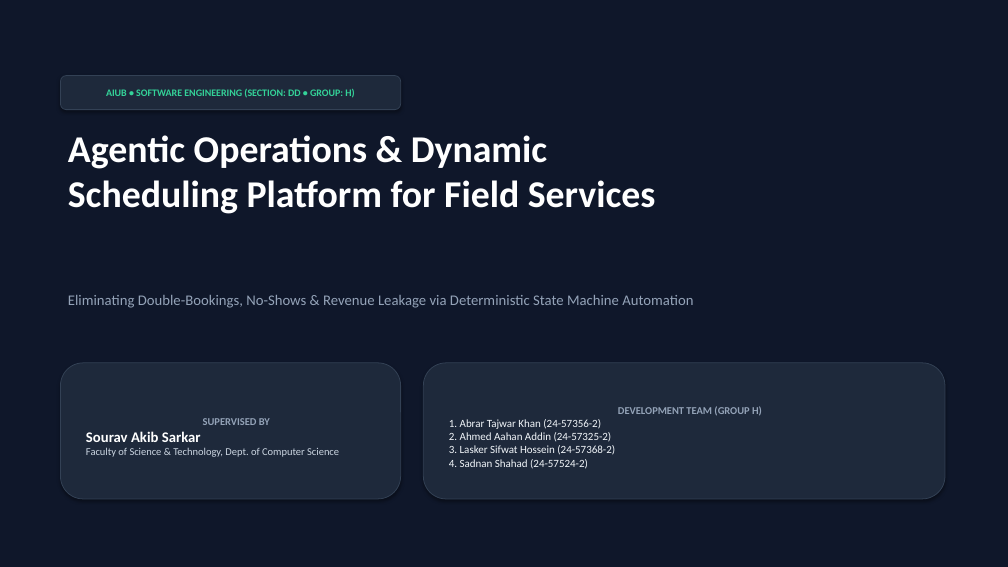
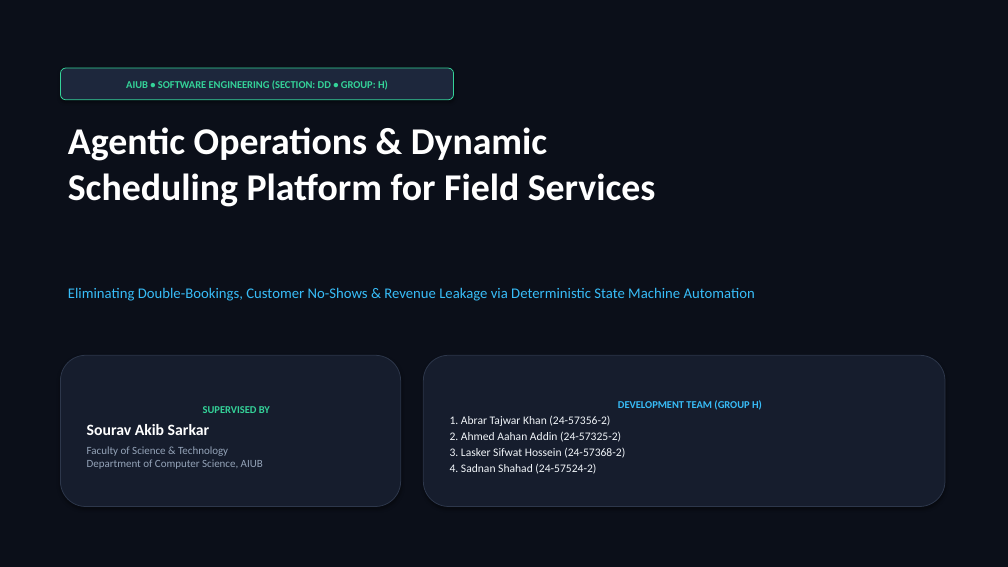
Before and after one commit to WarRinOP/operations-scheduling-platform, a slide deck: slide 1 of docs/presentation_slides.pptx. Drawn at 1008x567 pixels with LibreOffice and Linux fonts; fonts in the diff are those of the drawing. Boxes give left, top, right and bottom in pixels: in the first picture for what was removed or moved away, otherwise in the second. Text is boxed around its words. In the diff, an @@ line names an element or a change of style, - is before the commit and + after.

```diff
--- a/docs/presentation_slides.pptx
+++ b/docs/presentation_slides.pptx
@@ rectangle at (0,0,1008,567): fill #0F172A to #0B0F19; outline #0F172A 0.75 pt to #0B0F19 0.75 pt @@
@@ rounded rectangle "AIUB • SOFTWARE ENGINEERING (SECTION: ...": place and size @@
-rounded rectangle "AIUB • SOFTWARE ENGINEERING (SECTION: ..." at (60,76,401,110)
+rounded rectangle "AIUB • SOFTWARE ENGINEERING (SECTION: ..." at (60,68,454,100)
@@ rounded rectangle "AIUB • SOFTWARE ENGINEERING (SECTION: ..." at (60,68,454,100): size 9.5 to 10 pt; fill #1E293B to #1D273C; outline #334155 0.75 pt to #34D399 0.75 pt @@
@@ text "Agentic Operations & Dynamic Scheduling ...": place and size @@
-text "Agentic Operations & Dynamic Scheduling ..." at (68,135,656,214)
+text "Agentic Operations & Dynamic Scheduling ..." at (68,127,656,207)
@@ text at (68,287,755,301): text changed; text colour #94A3B8 to #38BDF8 @@
-Eliminating Double-Bookings, No-Shows & Revenue Leakage via Deterministic State Machine Automation
+Eliminating Double-Bookings, Customer No-Shows & Revenue Leakage via Deterministic State Machine Automation
@@ rounded rectangle "SUPERVISED BY": place and size @@
-rounded rectangle "SUPERVISED BY" at (60,363,401,499)
+rounded rectangle "SUPERVISED BY" at (60,355,401,507)
@@ rounded rectangle "SUPERVISED BY" at (60,355,401,507): fill #1E293B to #161D2D; outline #334155 0.75 pt to #2D374B 0.75 pt @@
@@ rounded rectangle "DEVELOPMENT TEAM (GROUP H)": place and size @@
-rounded rectangle "DEVELOPMENT TEAM (GROUP H)" at (423,363,945,499)
+rounded rectangle "DEVELOPMENT TEAM (GROUP H)" at (423,355,945,507)
@@ rounded rectangle "DEVELOPMENT TEAM (GROUP H)" at (423,355,945,507): text colour #94A3B8 to #38BDF8 in "DEVELOPMENT TEAM (GROUP H)"; size 10.5 to 11 pt in "1. Abrar Tajwar Khan (24-57356-2)", "2. Ahmed Aahan Addin (24-57325-2)", "3. Lasker Sifwat Hossein (24-57368-2)", "4. Sadnan Shahad (24-57524-2)"; more space between paragraphs; fill #1E293B to #161D2D; outline #334155 0.75 pt to #2D374B 0.75 pt @@
@@ text in rounded rectangle at (87,406,270,435): text colour #94A3B8 to #34D399 in "SUPERVISED BY"; size 14 to 15 pt in "Sourav Akib Sarkar"; more space between paragraphs @@
@@ text in rounded rectangle at (87,446,263,469): text changed; size 10 to 10.5 pt; text colour #CBD5E1 to #94A3B8 @@
-Faculty of Science & Technology, Dept. of Computer Science
+Faculty of Science & Technology
+Department of Computer Science, AIUB
```
Also in this commit, not shown: 12 other slides changed, 1 other file.
